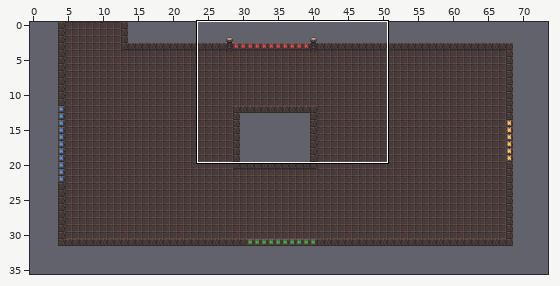
Tiled map: app/src/main/assets/Map3.tmx. The first picture is a wide view before the edit; the outline marks the close-up.
Close-up. Before:
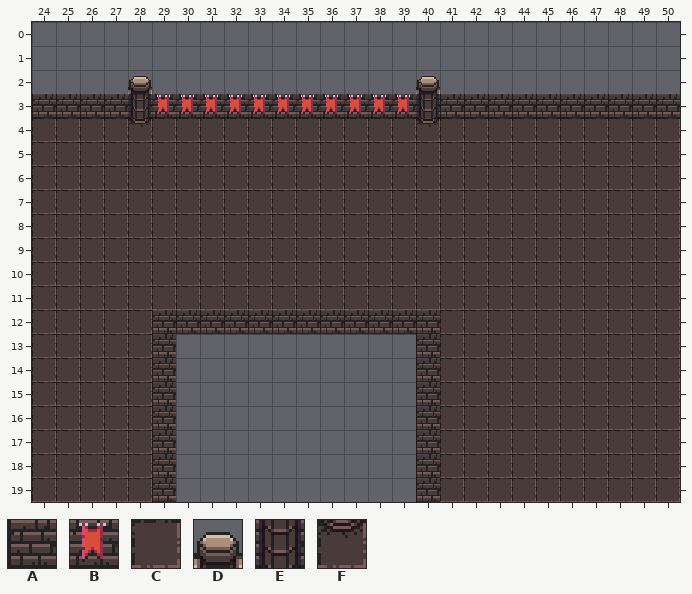
Cells are 16x16 px. Shown: x 24..50, y 0..19. The commit also changed other parts of the map, which this record leaves out.
Key: from "Map3": A 33, B 65, C 129, D 166, E 198, F 230.
_ is an empty cell.
Layer "Tile Layer 1" before, first column x 24:
 0 ___________________________
 1 ___________________________
 2 ____D___________D__________
 3 AAAAEBBBBBBBBBBBEAAAAAAAAAA
 4 CCCCFCCCCCCCCCCCFCCCCCCCCCC
 5 CCCCCCCCCCCCCCCCCCCCCCCCCCC
 6 CCCCCCCCCCCCCCCCCCCCCCCCCCC
 7 CCCCCCCCCCCCCCCCCCCCCCCCCCC
 8 CCCCCCCCCCCCCCCCCCCCCCCCCCC
 9 CCCCCCCCCCCCCCCCCCCCCCCCCCC
10 CCCCCCCCCCCCCCCCCCCCCCCCCCC
11 CCCCCCCCCCCCCCCCCCCCCCCCCCC
12 CCCCCAAAAAAAAAAAACCCCCCCCCC
13 CCCCCA__________ACCCCCCCCCC
14 CCCCCA__________ACCCCCCCCCC
15 CCCCCA__________ACCCCCCCCCC
16 CCCCCA__________ACCCCCCCCCC
17 CCCCCA__________ACCCCCCCCCC
18 CCCCCA__________ACCCCCCCCCC
19 CCCCCA__________ACCCCCCCCCC
Once edited:
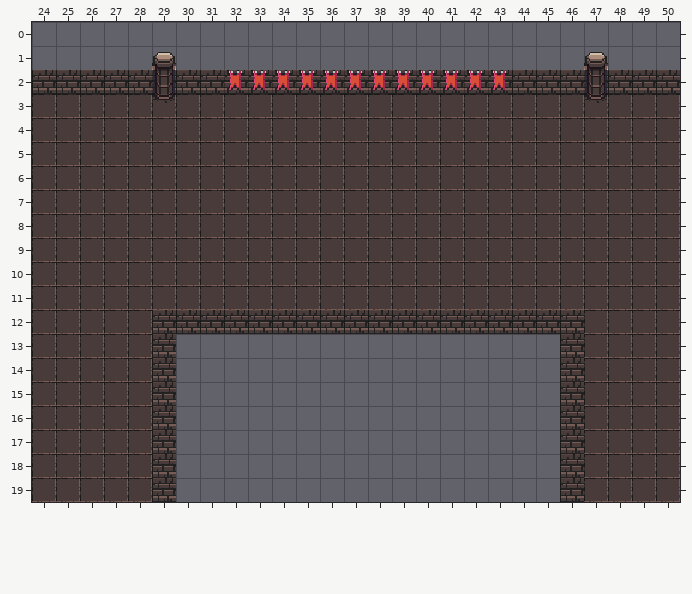
The edit:
Changed rows in their new state; . is an unchanged cell.
Layer "Tile Layer 1":
first column x 24:
 1 .....D.................D...
 2 AAAAAEAABBBBBBBBBBBBAAAEAAA
 3 CCCCCFCCCCCCCCCCCCCCCCCFCCC
 4 ....C...........C..........
first column x 40:
12 .AAAAAA
13 ______A
14 ______A
15 ______A
16 ______A
17 ______A
18 ______A
19 ______A
Where, in picture pixels (left, top, right, bottom), the same in both close-ups:
changed: (32, 52, 680, 133)
changed: (416, 310, 584, 502)
